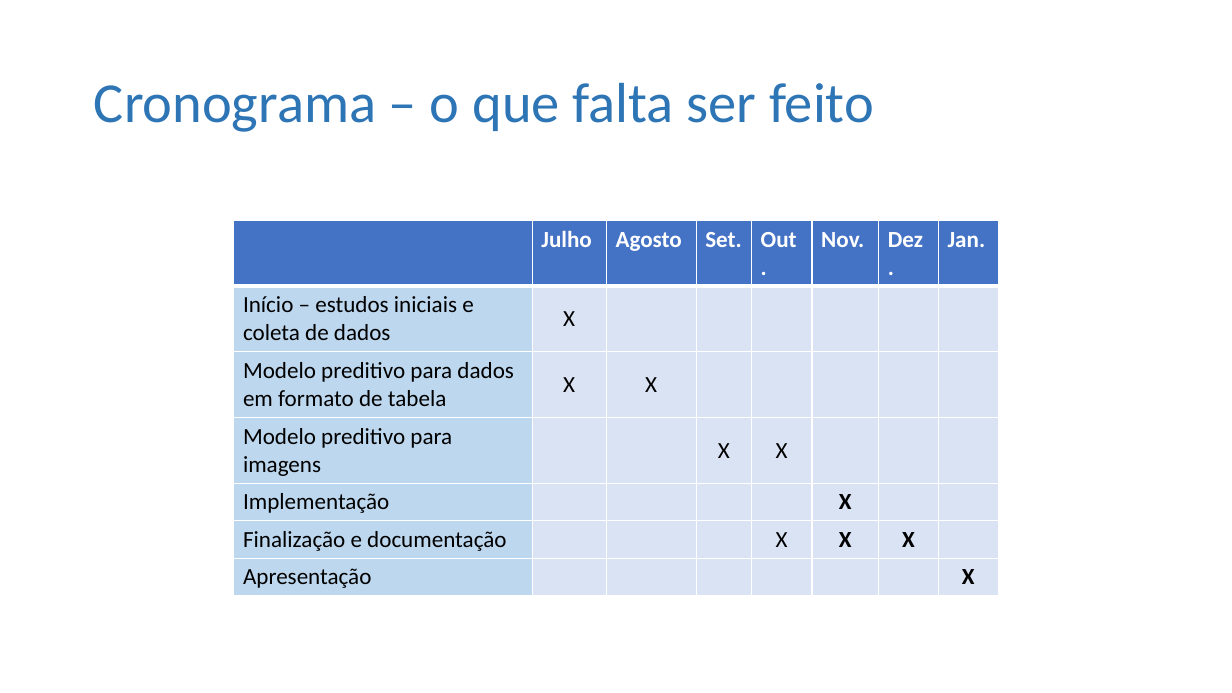
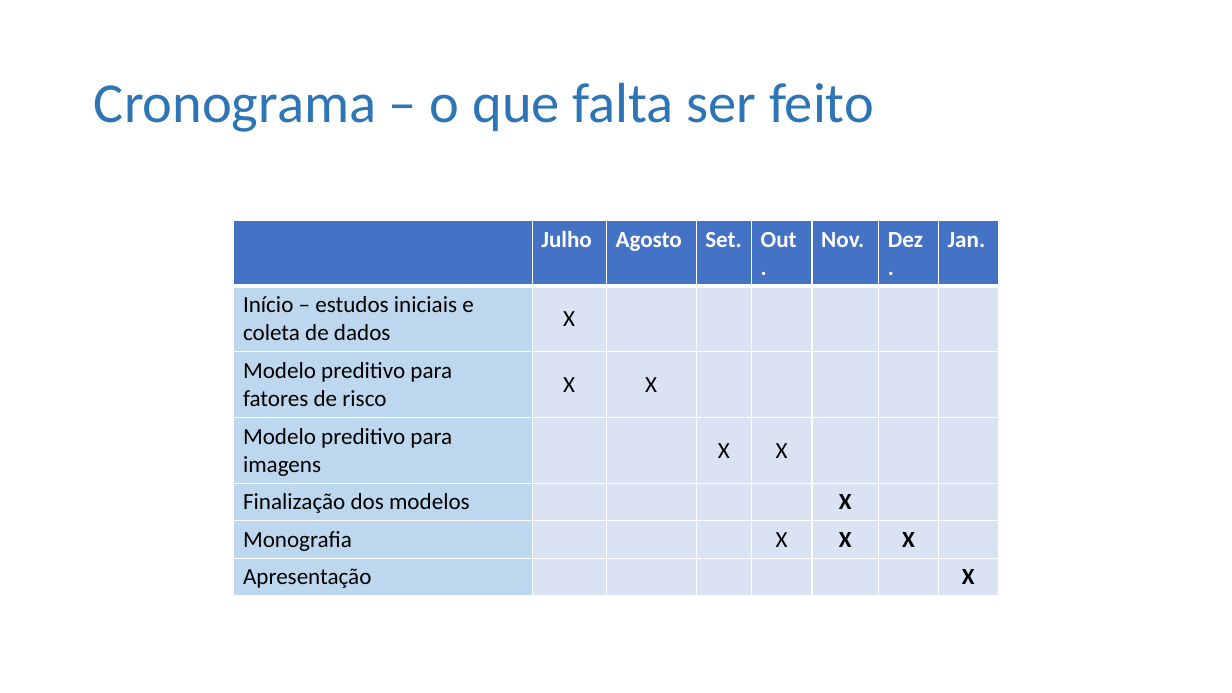
Before and after one commit to ViniPilan/avc-modeling, a slide deck: slide 15 of avc-images/apresentação II.pptx (slide 17 before the commit). Drawn at 1232x693 pixels with LibreOffice and Linux fonts; fonts in the diff are those of the drawing. Boxes give left, top, right and bottom in pixels: in the first picture for what was removed or moved away, otherwise in the second. Text is boxed around its words. In the diff, an @@ line names an element or a change of style, - is before the commit and + after.

```diff
--- a/avc-images/apresentação II.pptx
+++ b/avc-images/apresentação II.pptx
@@ table at (234,221,999,592) @@
-row 3, column 1: Modelo preditivo para dados em formato de tabela
+row 3, column 1: Modelo preditivo para fatores de risco
-row 5, column 1: Implementação
+row 5, column 1: Finalização dos modelos
-row 6, column 1: Finalização e documentação
+row 6, column 1: Monografia
```
Also in this commit, not shown: 5 other slides changed, 2 slides removed, 1 other file.
